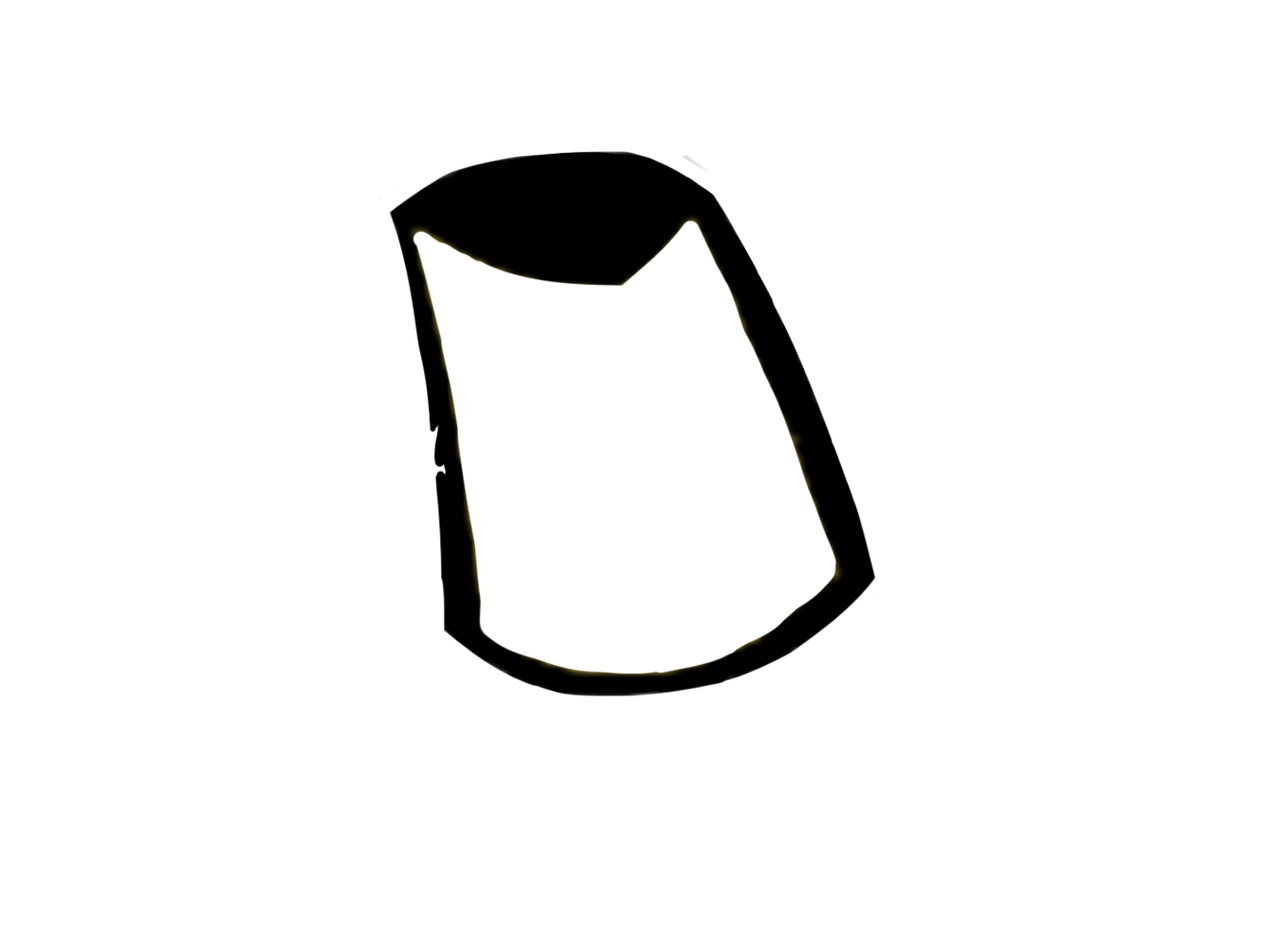
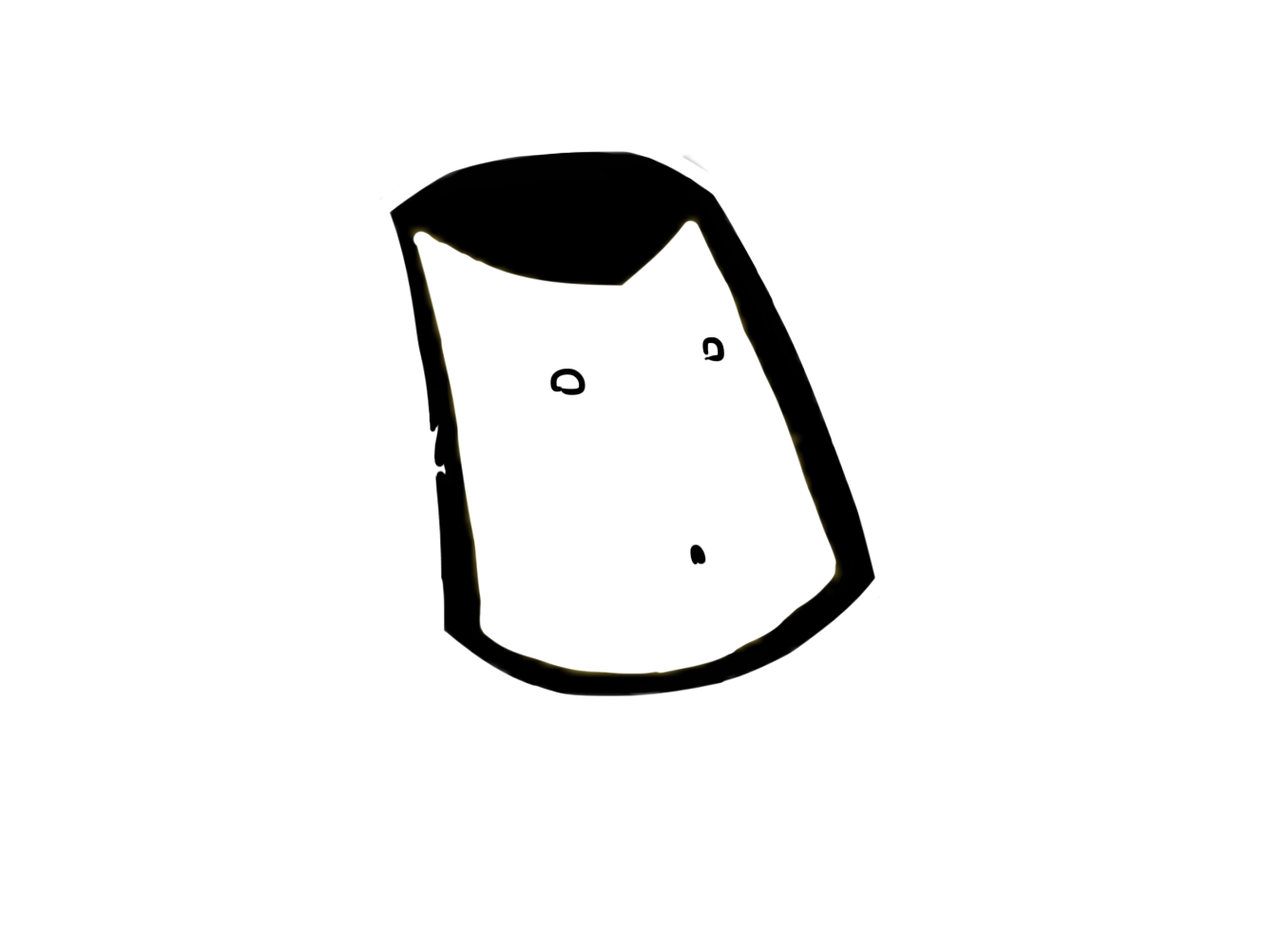
Revision of a layered w=1267, h=950 image; what changed, layer by layer:
added layer "Layer 5" above "Layer 4" over [549, 336, 725, 566]
added layer "Layer 4" above "Layer 2" over [549, 336, 725, 566]
added layer "Layer 2" above "Layer 1" over [549, 336, 725, 566]
added layer "Layer 1" above "Layer 3" over [549, 336, 725, 566]
